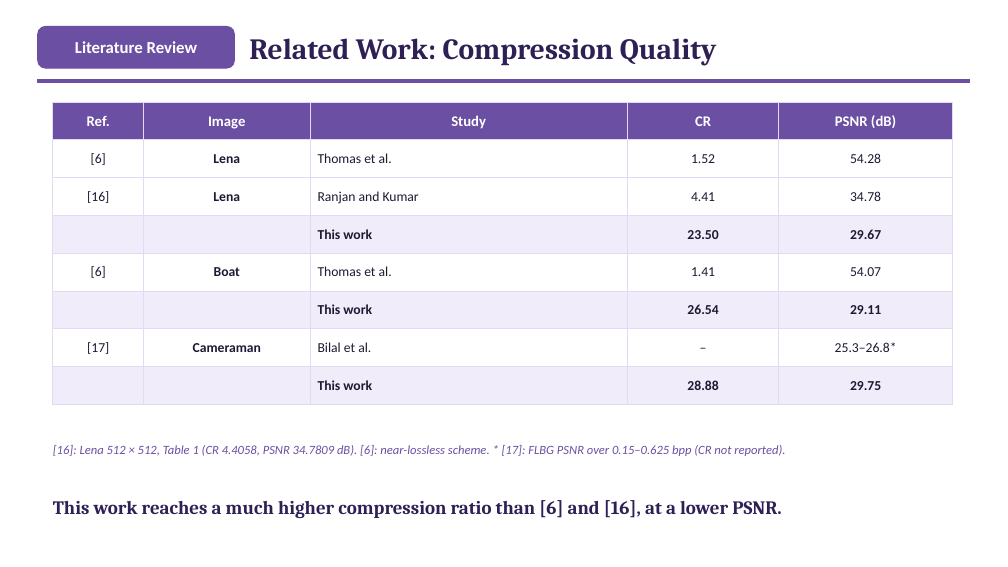
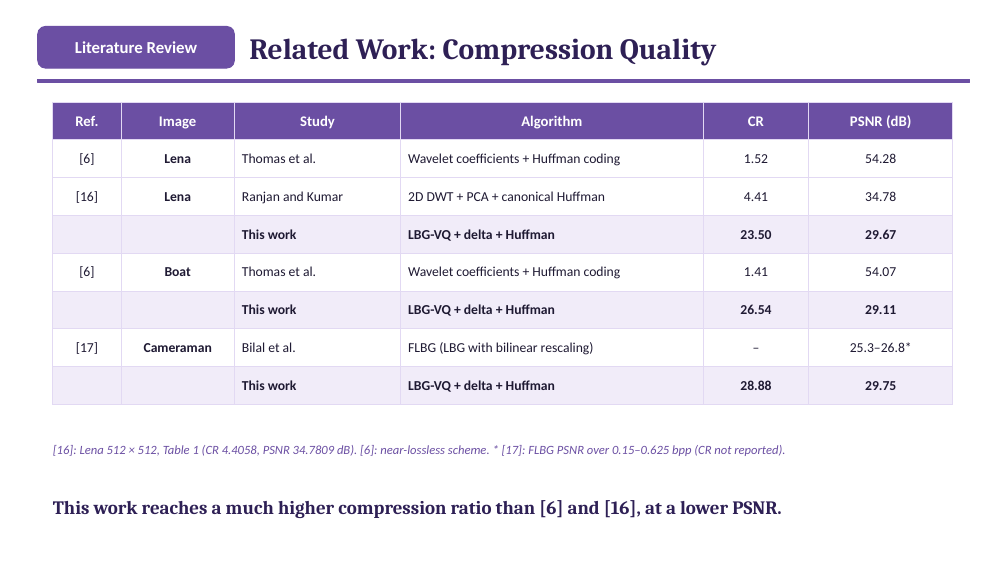
Before and after one commit to ibtihal-cpu/mihk, a slide deck: slide 6 of results/seminar/figs/Seminar_Ibtihal_FINAL.pptx. Drawn at 1008x567 pixels with LibreOffice and Linux fonts; fonts in the diff are those of the drawing. Boxes give left, top, right and bottom in pixels: in the first picture for what was removed or moved away, otherwise in the second. Text is boxed around its words. In the diff, an @@ line names an element or a change of style, - is before the commit and + after.

```diff
--- a/results/seminar/figs/Seminar_Ibtihal_FINAL.pptx
+++ b/results/seminar/figs/Seminar_Ibtihal_FINAL.pptx
@@ table at [53, 102, 953, 396] @@
+column 4: Algorithm | Wavelet coefficients + Huffman coding | 2D DWT + PCA + canonical Huffman | LBG-VQ + delta + Huffman | Wavelet coefficients + Huffman coding | LBG-VQ + delta + Huffman | FLBG (LBG with bilinear rescaling) | LBG-VQ + delta + Huffman
```
Also in this commit, not shown: 2 other files.
